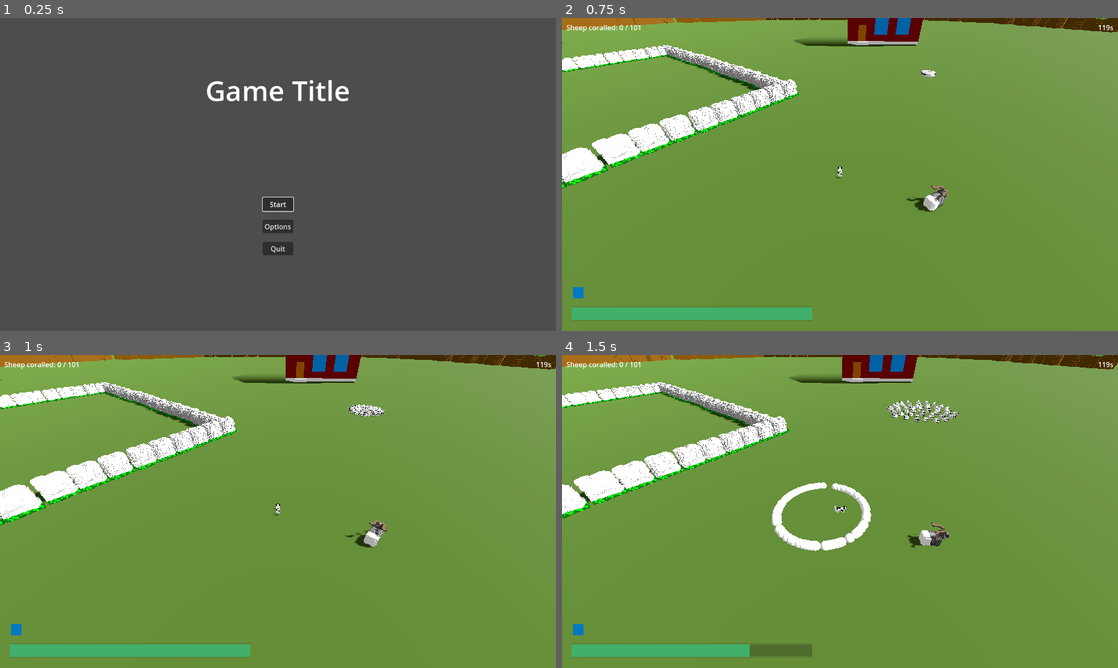
Above: before the commit, frames 1-4 (two rows, left to right).
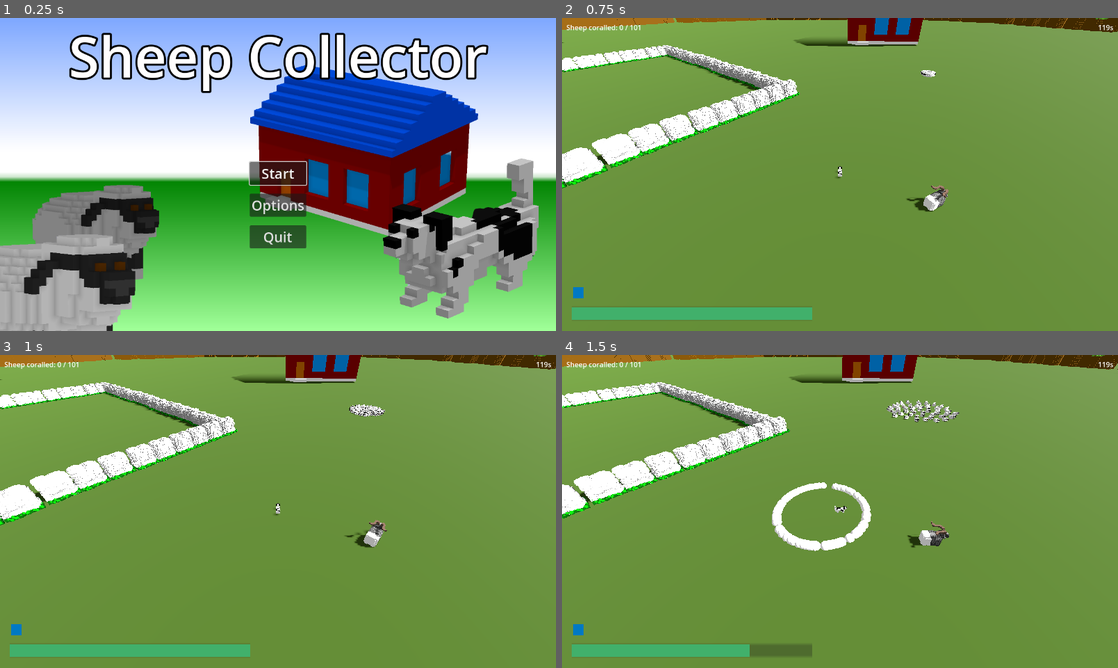
Above: after the commit, the same moments.

Repository: hunttis/ld-58
Game: Godot game, scene res://assets/scenes/master.tscn
The game is run twice, just before and just after one commit, with the same random seed, the same clock (stepped at 60 frames per second) and the same inputs.
Inputs:
- Up to frame 1 (0.25 s): no input
- Up to frame 2 (0.75 s): click "Start" at 0.5 s
- Up to frame 3 (1 s): no input
- Up to frame 4 (1.5 s): hold D (move_right) from 1.28 s (still down); hold Q (ability_bark) from 1.28 s (still down)

The runs differ from the first frame. In frame 1, 100% of the frame differs, in the area x 0-100%, y 0-100%; in frame 2, nothing differs; in frame 3, nothing differs; in frame 4, nothing differs.

Commit message:
Menus and bush

Diff:
--- a/assets/autoloads/global.gd
+++ b/assets/autoloads/global.gd
@@ -5,3 +5,5 @@
   SPRINT,
   DASH
 }
+
+var rescuedSheepCount = 0
--- /dev/null
+++ b/assets/scenes/menus/game_end_screen.gd
@@ -0,0 +1,7 @@
+extends Node2D
+
+func _ready():
+  $MenuContainer/HBoxContainer/Content/VBoxContainer/RescueCountLabel.text = "You rescued " + str(Global.rescuedSheepCount) + " sheep!"
+
+func _on_back_to_menu_button_pressed() -> void:
+  Events.go_to_menu.emit()
--- /dev/null
+++ b/assets/scenes/menus/game_end_screen.tscn
@@ -0,0 +1,110 @@
+[gd_scene load_steps=4 format=3 uid="uid://ctfquwt4pd13f"]
+
+[ext_resource type="Script" uid="uid://pxuq6qhaxg4v" path="res://assets/scenes/menus/game_end_screen.gd" id="1_uooxh"]
+
+[sub_resource type="Gradient" id="Gradient_qclk0"]
+offsets = PackedFloat32Array(0, 0.42, 0.50666666, 0.5133333, 1)
+colors = PackedColorArray(0.50281674, 0.6633021, 1, 1, 1, 1, 1, 1, 1, 1, 1, 1, 0, 0.5137255, 0, 1, 0.6238186, 1, 0.5938983, 1)
+
+[sub_resource type="GradientTexture2D" id="GradientTexture2D_uooxh"]
+gradient = SubResource("Gradient_qclk0")
+fill_to = Vector2(0, 1)
+
+[node name="GameEndScreen" type="Node2D"]
+script = ExtResource("1_uooxh")
+
+[node name="MenuContainer" type="Control" parent="."]
+layout_mode = 3
+anchors_preset = 15
+anchor_right = 1.0
+anchor_bottom = 1.0
+offset_right = 1280.0
+offset_bottom = 720.0
+grow_horizontal = 2
+grow_vertical = 2
+
+[node name="TextureRect" type="TextureRect" parent="MenuContainer"]
+layout_mode = 1
+anchors_preset = 15
+anchor_right = 1.0
+anchor_bottom = 1.0
+grow_horizontal = 2
+grow_vertical = 2
+texture = SubResource("GradientTexture2D_uooxh")
+
+[node name="HBoxContainer" type="HBoxContainer" parent="MenuContainer"]
+layout_mode = 1
+anchors_preset = 15
+anchor_right = 1.0
+anchor_bottom = 1.0
+grow_horizontal = 2
+grow_vertical = 2
+
+[node name="LeftSpacer" type="Control" parent="MenuContainer/HBoxContainer"]
+layout_mode = 2
+size_flags_horizontal = 3
+size_flags_stretch_ratio = 0.5
+
+[node name="Content" type="Control" parent="MenuContainer/HBoxContainer"]
+layout_mode = 2
+size_flags_horizontal = 3
+
+[node name="VBoxContainer" type="VBoxContainer" parent="MenuContainer/HBoxContainer/Content"]
+layout_mode = 1
+anchors_preset = 15
+anchor_right = 1.0
+anchor_bottom = 1.0
+grow_horizontal = 2
+grow_vertical = 2
+
+[node name="TopSpacer" type="Control" parent="MenuContainer/HBoxContainer/Content/VBoxContainer"]
+layout_mode = 2
+size_flags_vertical = 3
+size_flags_stretch_ratio = 0.1
+
+[node name="GameoverLabel" type="RichTextLabel" parent="MenuContainer/HBoxContainer/Content/VBoxContainer"]
+layout_mode = 2
+size_flags_vertical = 3
+theme_override_colors/font_shadow_color = Color(0, 0, 0, 1)
+theme_override_constants/shadow_outline_size = 22
+theme_override_font_sizes/normal_font_size = 64
+text = "Game over!"
+fit_content = true
+horizontal_alignment = 1
+
+[node name="Spacer" type="Control" parent="MenuContainer/HBoxContainer/Content/VBoxContainer"]
+layout_mode = 2
+size_flags_vertical = 3
+size_flags_stretch_ratio = 0.1
+
+[node name="RescueCountLabel" type="RichTextLabel" parent="MenuContainer/HBoxContainer/Content/VBoxContainer"]
+layout_mode = 2
+size_flags_vertical = 3
+theme_override_colors/font_shadow_color = Color(0, 0, 0, 1)
+theme_override_constants/shadow_outline_size = 22
+theme_override_font_sizes/normal_font_size = 64
+text = "You rescued X sheep"
+fit_content = true
+horizontal_alignment = 1
+
+[node name="BottomSpacer" type="Control" parent="MenuContainer/HBoxContainer/Content/VBoxContainer"]
+layout_mode = 2
+size_flags_vertical = 3
+size_flags_stretch_ratio = 0.1
+
+[node name="BackToMenuButton" type="Button" parent="MenuContainer/HBoxContainer/Content/VBoxContainer"]
+layout_mode = 2
+theme_override_font_sizes/font_size = 64
+text = "Return to menu"
+
+[node name="VeryBottomSpacer" type="Control" parent="MenuContainer/HBoxContainer/Content/VBoxContainer"]
+layout_mode = 2
+size_flags_vertical = 3
+size_flags_stretch_ratio = 0.1
+
+[node name="RightSpacer" type="Control" parent="MenuContainer/HBoxContainer"]
+layout_mode = 2
+size_flags_horizontal = 3
+size_flags_stretch_ratio = 0.5
+
+[connection signal="pressed" from="MenuContainer/HBoxContainer/Content/VBoxContainer/BackToMenuButton" to="." method="_on_back_to_menu_button_pressed"]
--- a/assets/scenes/menus/main_menu.tscn
+++ b/assets/scenes/menus/main_menu.tscn
@@ -1,6 +1,17 @@
-[gd_scene load_steps=2 format=3 uid="uid://17qoniqtyvb4"]
+[gd_scene load_steps=7 format=3 uid="uid://17qoniqtyvb4"]
 
 [ext_resource type="Script" uid="uid://blo50cupp2cta" path="res://assets/scenes/menus/main_menu.gd" id="1_uu6ob"]
+[ext_resource type="Texture2D" uid="uid://1h166t28cqb4" path="res://assets/images/doggo.png" id="2_a1fdk"]
+[ext_resource type="Texture2D" uid="uid://wa7vccdsu0iw" path="res://assets/images/talo.png" id="2_eoi6q"]
+[ext_resource type="Texture2D" uid="uid://b1q76dc0iqinh" path="res://assets/images/lammas.png" id="4_hhlo6"]
+
+[sub_resource type="Gradient" id="Gradient_qclk0"]
+offsets = PackedFloat32Array(0, 0.42, 0.50666666, 0.5133333, 1)
+colors = PackedColorArray(0.50281674, 0.6633021, 1, 1, 1, 1, 1, 1, 1, 1, 1, 1, 0, 0.5137255, 0, 1, 0.6238186, 1, 0.5938983, 1)
+
+[sub_resource type="GradientTexture2D" id="GradientTexture2D_qmlkl"]
+gradient = SubResource("Gradient_qclk0")
+fill_to = Vector2(0, 1)
 
 [node name="MainMenu" type="Control"]
 layout_mode = 3
@@ -22,6 +33,24 @@
 size_flags_horizontal = 3
 size_flags_vertical = 3
 
+[node name="TextureRect" type="TextureRect" parent="ScreenSizeContainer"]
+layout_mode = 1
+anchors_preset = 15
+anchor_right = 1.0
+anchor_bottom = 1.0
+grow_horizontal = 2
+grow_vertical = 2
+texture = SubResource("GradientTexture2D_qmlkl")
+
+[node name="Talo" type="TextureRect" parent="ScreenSizeContainer"]
+layout_mode = 0
+offset_left = 454.0
+offset_top = 68.0
+offset_right = 1236.0
+offset_bottom = 602.0
+texture = ExtResource("2_eoi6q")
+expand_mode = 1
+
 [node name="VerticalContainer" type="VBoxContainer" parent="ScreenSizeContainer"]
 layout_mode = 1
 anchors_preset = 15
@@ -31,6 +60,7 @@
 grow_vertical = 2
 
 [node name="TopSpacer" type="Control" parent="ScreenSizeContainer/VerticalContainer"]
+visible = false
 layout_mode = 2
 size_flags_vertical = 3
 size_flags_stretch_ratio = 0.5
@@ -38,9 +68,13 @@
 [node name="GameTitle" type="RichTextLabel" parent="ScreenSizeContainer/VerticalContainer"]
 layout_mode = 2
 size_flags_vertical = 3
-theme_override_font_sizes/normal_font_size = 64
+theme_override_colors/default_color = Color(0.9991098, 0.99451, 0.99340385, 1)
+theme_override_colors/font_outline_color = Color(0, 0, 0, 1)
+theme_override_colors/font_shadow_color = Color(0, 0, 0, 0)
+theme_override_constants/outline_size = 18
+theme_override_font_sizes/normal_font_size = 128
 bbcode_enabled = true
-text = "[center]Game Title[/center]"
+text = "[center]Sheep Collector[/center]"
 fit_content = true
 scroll_active = false
 
@@ -64,6 +98,7 @@
 focus_neighbor_bottom = NodePath("../OptionsButton")
 focus_next = NodePath("../OptionsButton")
 focus_previous = NodePath("../QuitButton")
+theme_override_font_sizes/font_size = 32
 text = "Start"
 
 [node name="OptionsButton" type="Button" parent="ScreenSizeContainer/VerticalContainer/MenuButtons"]
@@ -72,6 +107,7 @@
 focus_neighbor_bottom = NodePath("../QuitButton")
 focus_next = NodePath("../QuitButton")
 focus_previous = NodePath("../StartButton")
+theme_override_font_sizes/font_size = 32
 text = "Options"
 
 [node name="QuitButton" type="Button" parent="ScreenSizeContainer/VerticalContainer/MenuButtons"]
@@ -80,6 +116,7 @@
 focus_neighbor_bottom = NodePath("../StartButton")
 focus_next = NodePath("../StartButton")
 focus_previous = NodePath("../OptionsButton")
+theme_override_font_sizes/font_size = 32
 text = "Quit"
 
 [node name="BottomSpacer" type="Control" parent="ScreenSizeContainer/VerticalContainer"]
@@ -87,6 +124,25 @@
 size_flags_vertical = 3
 size_flags_stretch_ratio = 0.5
 
+[node name="TextureRect" type="TextureRect" parent="."]
+layout_mode = 1
+offset_left = 712.0
+offset_top = 264.0
+offset_right = 1394.0
+offset_bottom = 746.0
+texture = ExtResource("2_a1fdk")
+stretch_mode = 2
+
+[node name="Lammas2" type="Sprite2D" parent="."]
+modulate = Color(0.74558026, 0.7455802, 0.7455802, 1)
+position = Vector2(229.00002, 492)
+scale = Vector2(0.7003929, 0.6944444)
+texture = ExtResource("4_hhlo6")
+
+[node name="Lammas" type="Sprite2D" parent="."]
+position = Vector2(116, 653)
+texture = ExtResource("4_hhlo6")
+
 [connection signal="pressed" from="ScreenSizeContainer/VerticalContainer/MenuButtons/StartButton" to="." method="_on_start_button_pressed"]
 [connection signal="pressed" from="ScreenSizeContainer/VerticalContainer/MenuButtons/OptionsButton" to="." method="_on_options_button_pressed"]
 [connection signal="pressed" from="ScreenSizeContainer/VerticalContainer/MenuButtons/QuitButton" to="." method="_on_quit_button_pressed"]
Binary file added: assets/images/doggo.png
Not shown, added: assets/images/doggo.png.import
Binary file added: assets/images/lammas.png
Not shown, added: assets/images/lammas.png.import
Binary file added: assets/images/talo.png
Not shown, added: assets/images/talo.png.import
Not shown: 1 places in assets/scenes/game/laidun/laidun.tscn that only renumber resources
Not shown, added: assets/scenes/menus/game_end_screen.gd.uid
